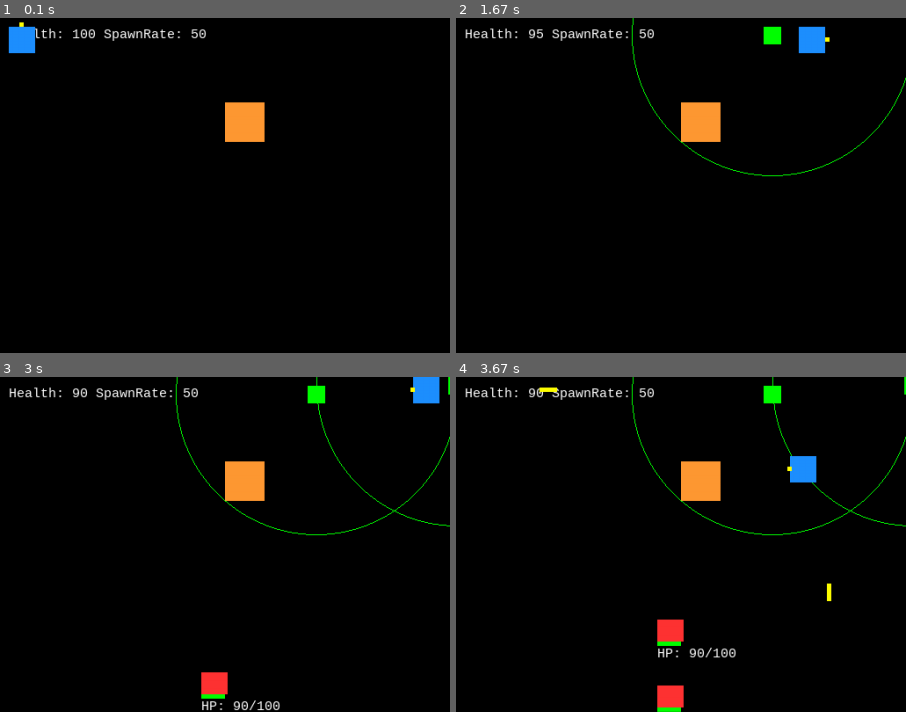
Above: before the commit, frames 1-4 (two rows, left to right).
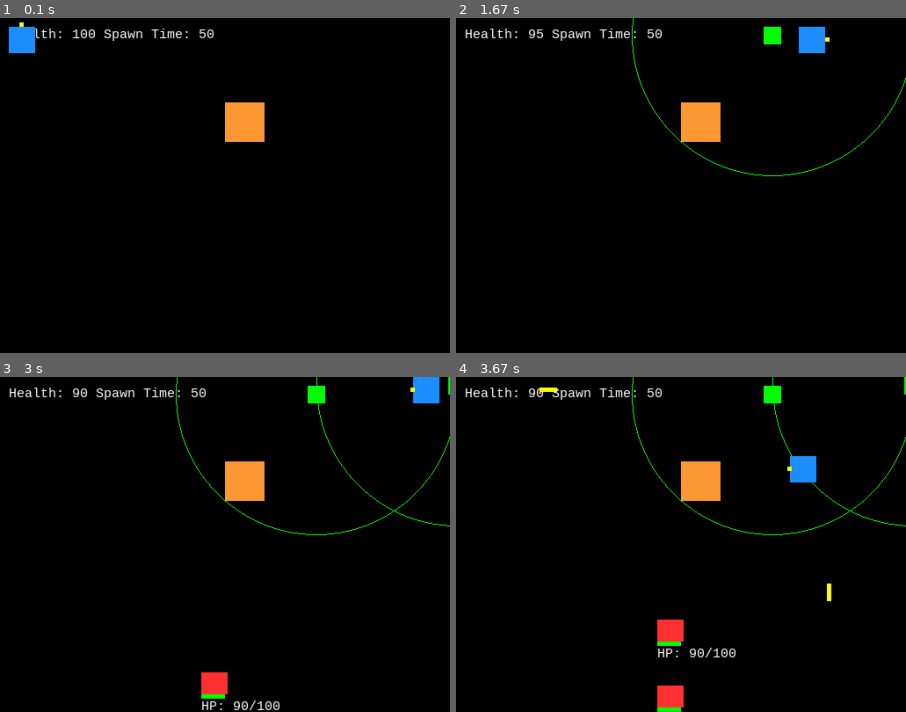
Above: after the commit, the same moments.

Repository: JasZhe/Tower-Defense
Game: pygame game, started from game.py
Same seed, same stepped clock (60 frames per second), same inputs: the game is played once before the commit and once after it.
Inputs:
- Up to frame 1 (0.1 s): no input
- Up to frame 2 (1.67 s): hold P 0.33-0.8 s; hold Right 0.33-0.8 s; hold O 0.83-1.3 s; hold Right 0.83-1.3 s; tap Space at 0.9, 1.2, 1.4 s; tap J at 0.98 s; hold Right from 1.33 s (still down); tap T at 1.48 s
- Up to frame 3 (3 s): tap Space at 1.7, 1.9, 2.23, 2.53, 2.73 s; release Right at 1.8 s; hold Up 1.83-2.13 s; hold Right 2.17-2.63 s; tap J at 2.32 s; hold Left from 2.67 s (still down); tap T at 2.82 s
- Up to frame 4 (3.67 s): tap Space at 3.03, 3.3, 3.63 s; release Left at 3.2 s; hold Down 3.23-3.53 s; hold Left from 3.57 s (still down)
The pictures show only the part of the screen within x 0-50%, y 0-50%; the shares and areas given below are measured in that part.

The runs differ from the first frame. In frame 1, 0.3% of the frame differs, in the area x 32-48%, y 2-7%; in frame 2, 0.3%; in frame 3, 0.3%; in frame 4, 0.3%.

Commit message:
- Changed spawn_rate to spawn_time - added enemy target leading system for vertical motion, but it's still buggy

Diff:
--- a/classes.py
+++ b/classes.py
@@ -59,7 +59,7 @@
         def __init__(self, body, colour, speed, screen_width, screen_height, hp, max_hp = 100):
 
             self.body = body
-            self.speed = speed
+            self.speed = speed # Tuple (v_x, v_y)
             self.colour = colour
             self.screen_width = screen_width
             self.screen_height = screen_height
@@ -99,7 +99,7 @@
 
 class Tower(object):
 
-    def __init__(self, pos, shellSpeed = 120, reload = 15):
+    def __init__(self, pos, shellSpeed = 10, reload = 15):
         # moved space_between to properties
         self.pos = pos
         self.level = 0
--- a/game.py
+++ b/game.py
@@ -91,7 +91,7 @@
 spawn_decrease_time = 0
 increase_enemy_health_time = 0
 myfont = pygame.font.SysFont("monospace", 15)
-label = myfont.render("Health: %d SpawnRate: %d" % (enemy_initial_hp, spawn_rate),
+label = myfont.render("Health: %d SpawnRate: %d" % (enemy_initial_hp, spawn_time),
     1, (255, 255, 255))
 screen.blit(label, (100, 100))
 
@@ -102,9 +102,9 @@
             pygame.quit()
             sys.exit()
 
-    # Every clock update the counter will increment by one, when spawn_rate
+    # Every clock update the counter will increment by one, when spawn_time
     # ticks have passed an enemy will spawn.
-    if counter % spawn_rate == 0:
+    if counter % spawn_time == 0:
         enemy_list.append(Enemy(pygame.Rect(enemy_start, enemy_size), RED,
                                 enemy_speed, WIDTH, HEIGHT, enemy_initial_hp, enemy_max_hp))
 
@@ -176,15 +176,15 @@
     # increases spawn rate for testing purposes
     if pressed[pygame.K_p]:
         now = pygame.time.get_ticks()
-        if now - spawn_increase_time >= 100 and spawn_rate > 15:
-            spawn_rate = spawn_rate - 5
+        if now - spawn_increase_time >= 100 and spawn_time > 15:
+            spawn_time = spawn_time - 5
             spawn_increase_time = now
 
     # decreases spawn rate
     if pressed[pygame.K_o]:
         now = pygame.time.get_ticks()
-        if now - spawn_decrease_time >= 100 and spawn_rate < 200:
-            spawn_rate = spawn_rate + 5
+        if now - spawn_decrease_time >= 100 and spawn_time < 200:
+            spawn_time = spawn_time + 5
             spawn_decrease_time = now
 
     # increase enemy health
@@ -206,7 +206,7 @@
                 enemy.hp = enemy_initial_hp
             increase_enemy_health_time = now
 
-    label = myfont.render("Health: %d SpawnRate: %d" % (enemy_initial_hp, spawn_rate),
+    label = myfont.render("Health: %d Spawn Time: %d" % (enemy_initial_hp, spawn_time),
         1, (255, 255, 255))
 
 # ***************** TESTING COMMANDS ********************************
@@ -234,11 +234,19 @@
                 pygame.draw.lines(screen, RED, False, [tower.body.center, enemy.body.center], 2)
 
                 if tower.canShoot():
-                    angle = math.atan(coord_subtract(enemy.body.center, tower.body.center)[1]
-                        / coord_subtract(enemy.body.center, tower.body.center)[0])
-                    tower_bullets.append(
-                        Bullet((60*math.cos(angle), 60*math.sin(angle)),
-                         tower.body.center, YELLOW, HEIGHT, width = 5, height = 5))
+                    #if enemy.body.x - tower.body.x == 0:
+
+                    c = (enemy.body.center[1] - tower.body.center[1]) * 1.0 / (enemy.body.center[0] - tower.body.center[0])
+                    if enemy.speed[0] == 0:
+                        angle = math.acos(-enemy.speed[1] * 1.0 / (tower.shellSpeed * math.sqrt(1.0 + c**2))) / 2.0
+
+
+                    #if (c > 0 and coord_subtract(enemy.body.center, tower.body.center)[1] < 0) or (c < 0 and coord_subtract(enemy.body.center, tower.body.center)[1] > 0):
+                    #    angle += math.pi
+
+                        tower_bullets.append(
+                            Bullet((tower.shellSpeed*math.cos(angle), tower.shellSpeed*math.sin(angle)),
+                             tower.body.center, YELLOW, HEIGHT, width = 5, height = 5))
 
                 # now based on the tower damage specified in the properties file
                 enemy.hp = enemy.hp - tower.damage
--- a/properties.py
+++ b/properties.py
@@ -57,7 +57,7 @@
 
 # enemy stuff
 counter = 0
-spawn_rate = 50
+spawn_time = 50
 enemy_size = (30, 30)
 enemy_start = (10, HEIGHT / 2)
 enemy_speed = RIGHT
Not shown, changed: README.md
Not shown, changed: classes.pyc
Not shown, changed: properties.pyc
